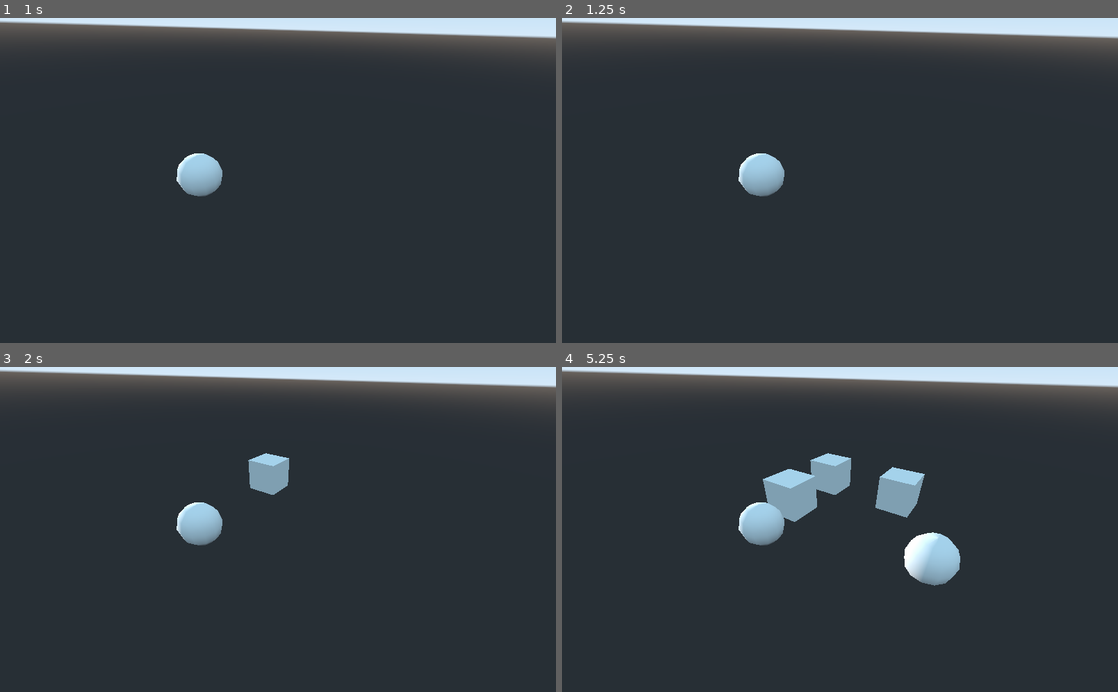
Above: before the commit, frames 1-4 (two rows, left to right).
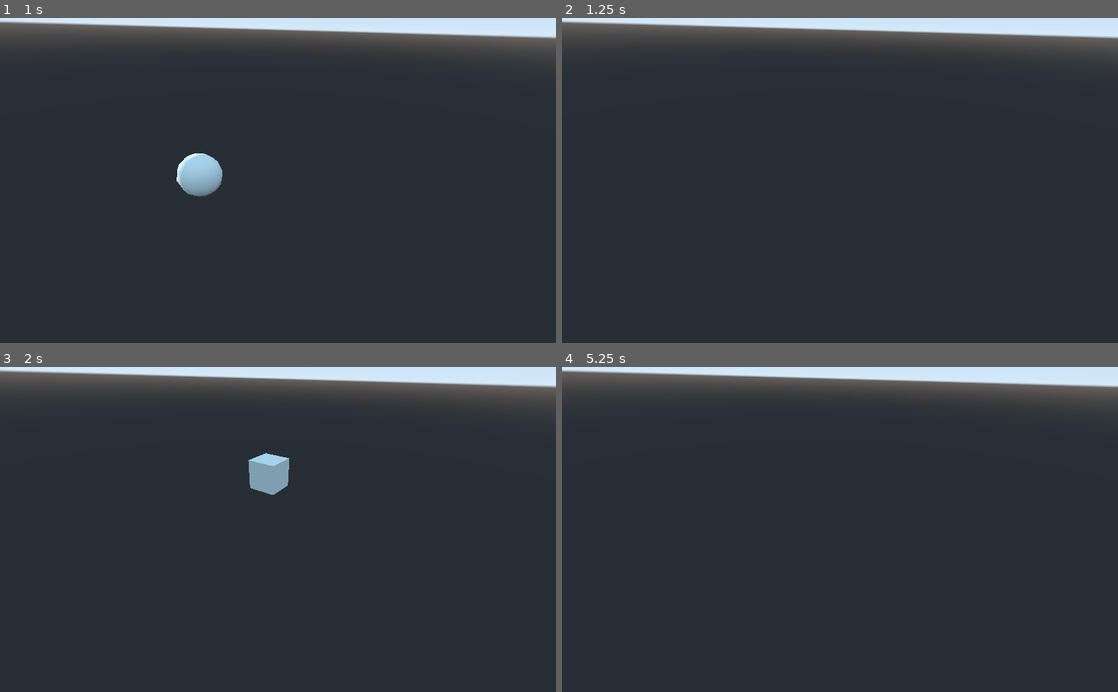
Above: after the commit, the same moments.

Repository: Marcin-sys/gameculling2
Game: Godot game, scene res://scenes/object_spawning_test.tscn
The game is run twice, just before and just after one commit, with the same random seed, the same clock (stepped at 60 frames per second) and the same inputs.
Inputs:
- Up to frame 1 (1 s): tap Enter at 0.5 s
- Up to frame 2 (1.25 s): no input
- Up to frame 3 (2 s): no input
- Up to frame 4 (5.25 s): tap Space at 2.75 s; tap Enter at 3.5 s

Frame 1 is identical in both runs. In frame 2, 0.9% of the frame differs, in the area x 31-40%, y 41-55%; in frame 3, 0.9%; in frame 4, 5.0%, in the area x 31-72%, y 26-68%.

Commit message:
Despawning objects
Objects are now despawning properly

Diff:
--- a/Gameculling/assets/code/object.gd
+++ b/Gameculling/assets/code/object.gd
@@ -1,24 +1,20 @@
 extends Spatial
 
-
-var rng = RandomNumberGenerator.new() # Make seed for number.
 var my_object_id = 0
 var time_left = 0
-var time_when_disappear
+var time_to_death = 0
 
+func set_time_to_death(time: int):
+	time_to_death = time
 
 func _ready():
-	rng.randomize()
-	time_when_disappear = rng.randi_range(5, 10)
+	pass
 
 func _process(delta):
 
 
 	time_left += delta
-	print(time_when_disappear," : czas obiektu : ",time_left)
 
-
-	if time_left > time_when_disappear:
+	if time_left > time_to_death:
 		print("jestem obiektem nr:", my_object_id , "i wsłaśnie umarłem")
 		queue_free()
-		time_left = 0 #TODO: usunac po dodaniu zabijania
--- a/Gameculling/assets/code/spawner_circle.gd
+++ b/Gameculling/assets/code/spawner_circle.gd
@@ -31,12 +31,6 @@
 var scene_objects_dict = {}
 var last_dict_id = 0
 
-func time_disappear():
-	rng.randomize()
-	var time_when_disappear = rng.randi_range(5, 10)
-	return time_when_disappear
-
-
 func check_if_there_is_something_in_this_place(position_object_edge_circle):
 
 	if not position_object_edge_circle in store_flag:
@@ -63,7 +57,6 @@
 
 	if check_if_there_is_something_in_this_place(position_object_edge_circle) == "There is nothing in this position":
 
-
 		var scenes = [cube_scene, cylinder_scene, sphere_scene]
 
 		var temporary_object = scenes[randi() % scenes.size()].instance()
@@ -71,7 +64,7 @@
 
 		return temporary_object
 	else:
-		pass
+		return null
 
 
 func add_scene_object_to_dict(object):
@@ -89,7 +82,6 @@
 func _process(delta):
 
 	time_left += delta
-	print("czas generatora",time_left)  # do usuniecia
 
 	if time_left > TIME_SPAN:
 		# Random time
@@ -103,8 +95,9 @@
 		# If in time limit nothing spawn then fast forward.
 		if temp == null:
 			TIME_SPAN = 0
-
-		add_scene_object_to_dict(temp)
-		self.add_child(temp)
+		else:
+			add_scene_object_to_dict(temp)
+			self.add_child(temp)
+			temp.set_time_to_death(rng.randi_range(5, 10)) #mozesz dodac losowanie w oddzielnej funkcji
 	else:
 		pass
